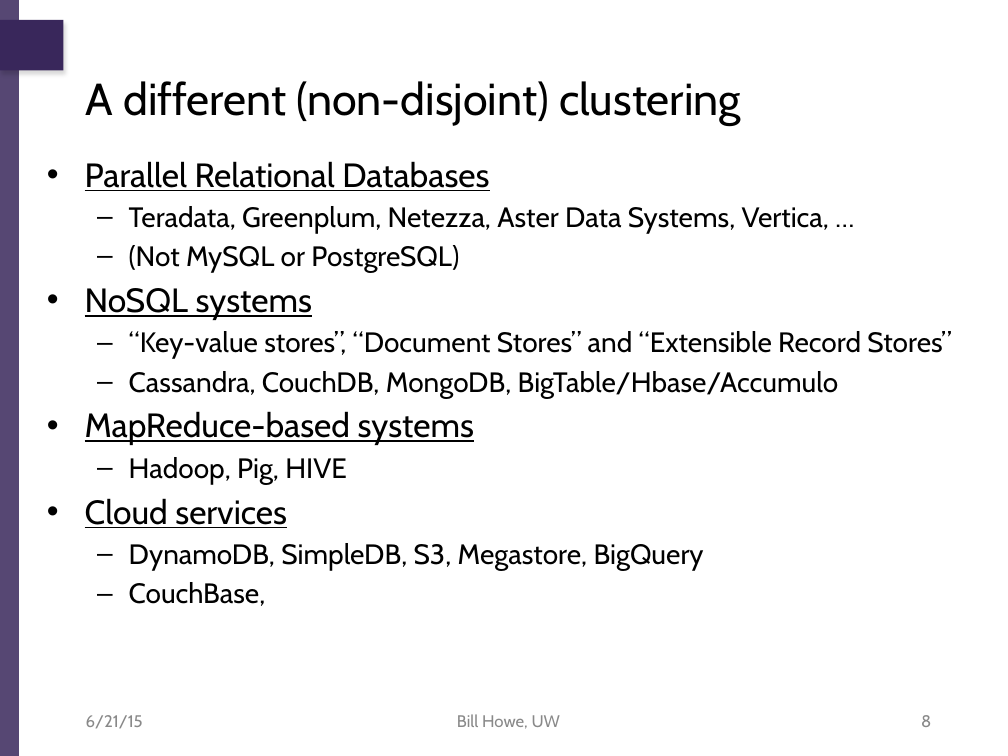
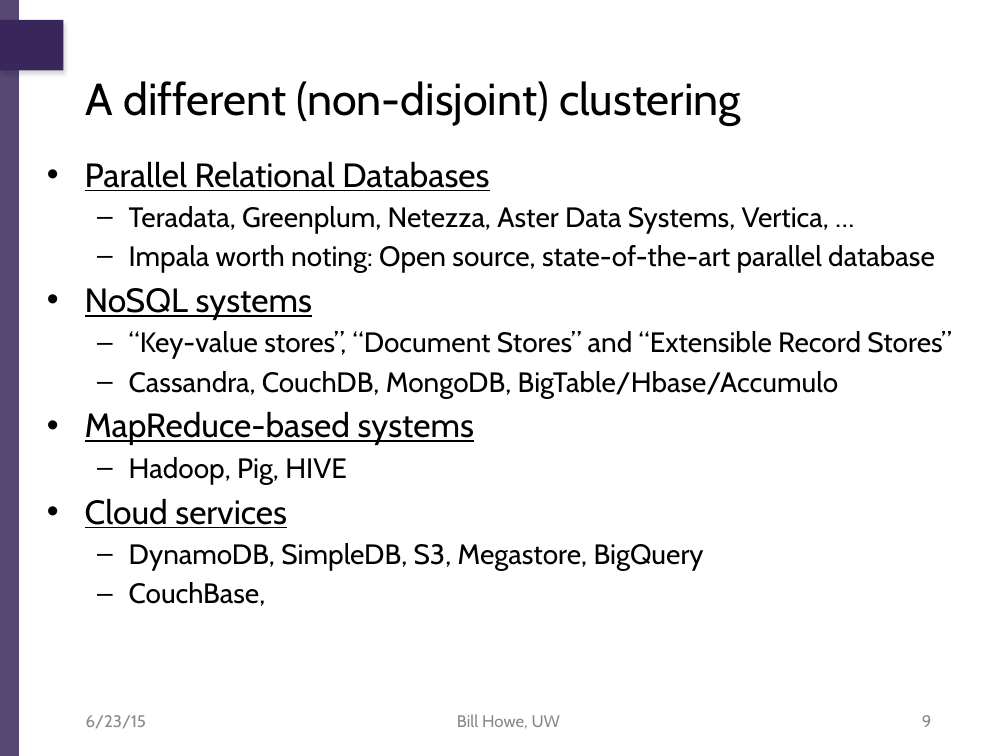
Before and after one commit to billhowe/datasci_course_materials, a slide deck: slide 9 of day1_data_management/part3_nosql/06_nosql.pptx (slide 8 before the commit). Drawn at 1008x756 pixels with LibreOffice and Linux fonts; fonts in the diff are those of the drawing; background and template pictures are left out. Boxes give left, top, right and bottom in pixels: in the first picture for what was removed or moved away, otherwise in the second. Text is boxed around its words. In the diff, an @@ line names an element or a change of style, - is before the commit and + after.

```diff
--- a/day1_data_management/part3_nosql/06_nosql.pptx
+++ b/day1_data_management/part3_nosql/06_nosql.pptx
@@ text at [129,245,935,273]: text changed @@
-  – (Not MySQL or PostgreSQL)
+  – Impala worth noting: Open source, state-of-the-art parallel database
@@ text at [86,715,146,729]: text changed @@
-6/21/15
+6/23/15
@@ page number at [922,715,932,727]: text changed @@
-8
+9
```
Also in this commit, not shown: 20 other slides changed, 7 slides added, 2 slides removed.
